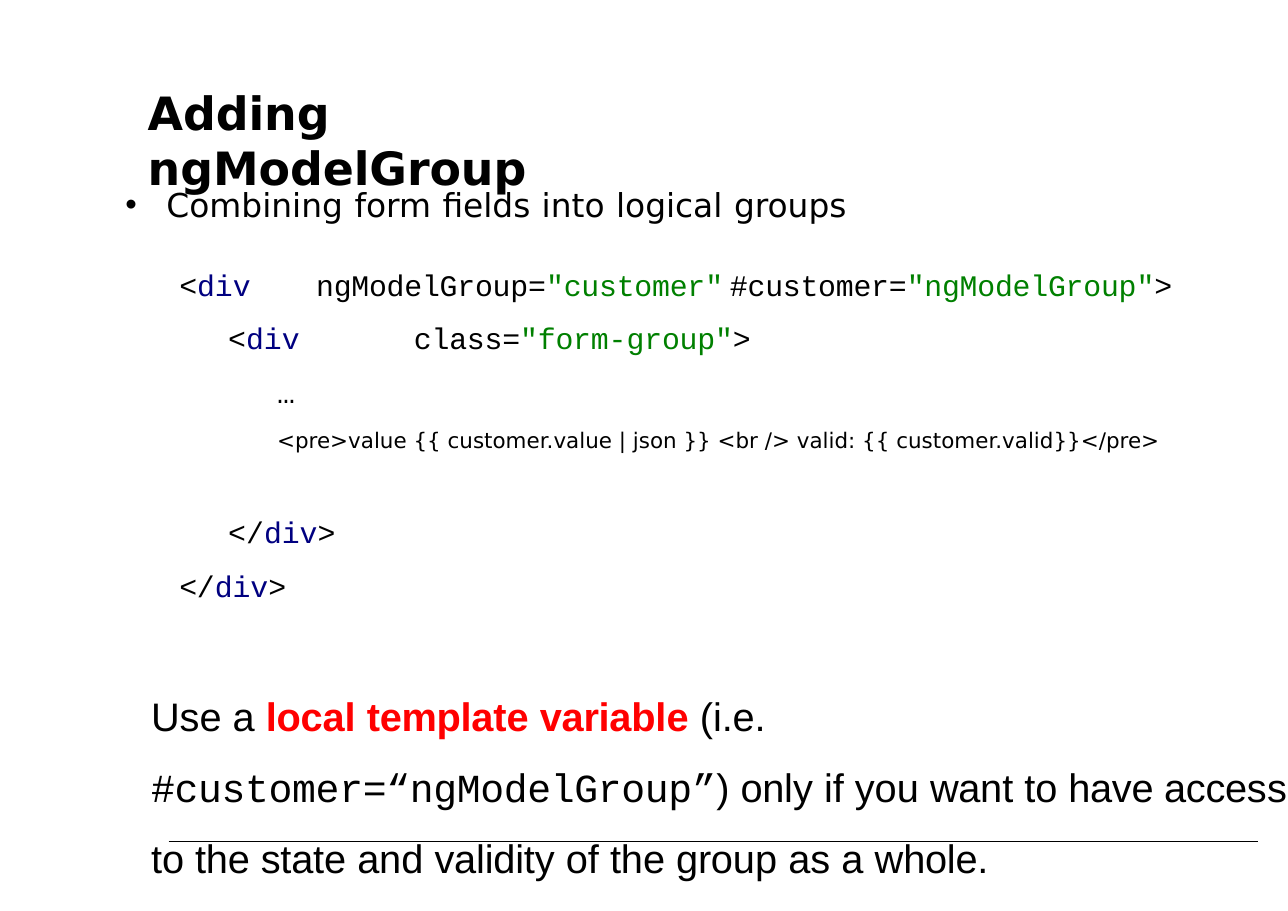
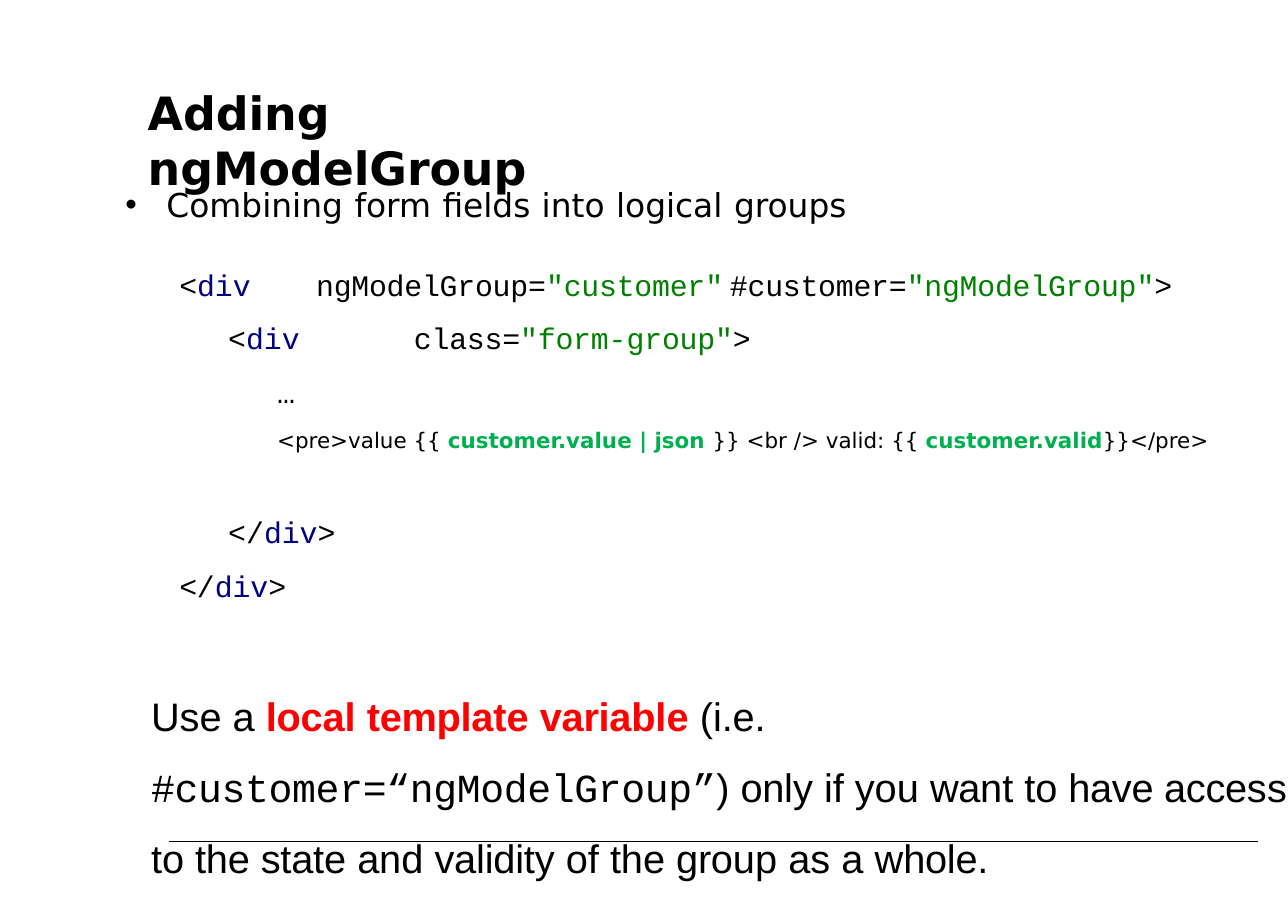
Before and after one commit to petereijgermans11/accelerator-programma, a slide deck: slide 29 of forms/Angular Forms.pptx. Drawn at 1288x911 pixels with LibreOffice and Linux fonts; fonts in the diff are those of the drawing. Boxes give left, top, right and bottom in pixels: in the first picture for what was removed or moved away, otherwise in the second. Text is boxed around its words. In the diff, an @@ line names an element or a change of style, - is before the commit and + after.

```diff
--- a/forms/Angular Forms.pptx
+++ b/forms/Angular Forms.pptx
@@ text at box(277, 431, 1209, 453): text colour #000000 to #00B050, bold on in "customer.value | json customer.valid}}</pre>" @@
```
Also in this commit, not shown: 1 slide removed, 1 other file.
